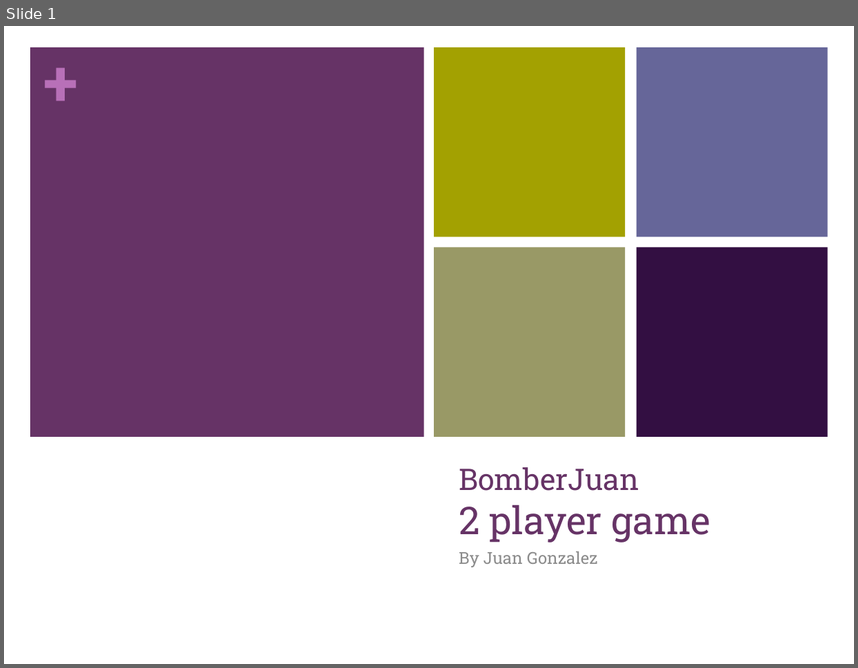
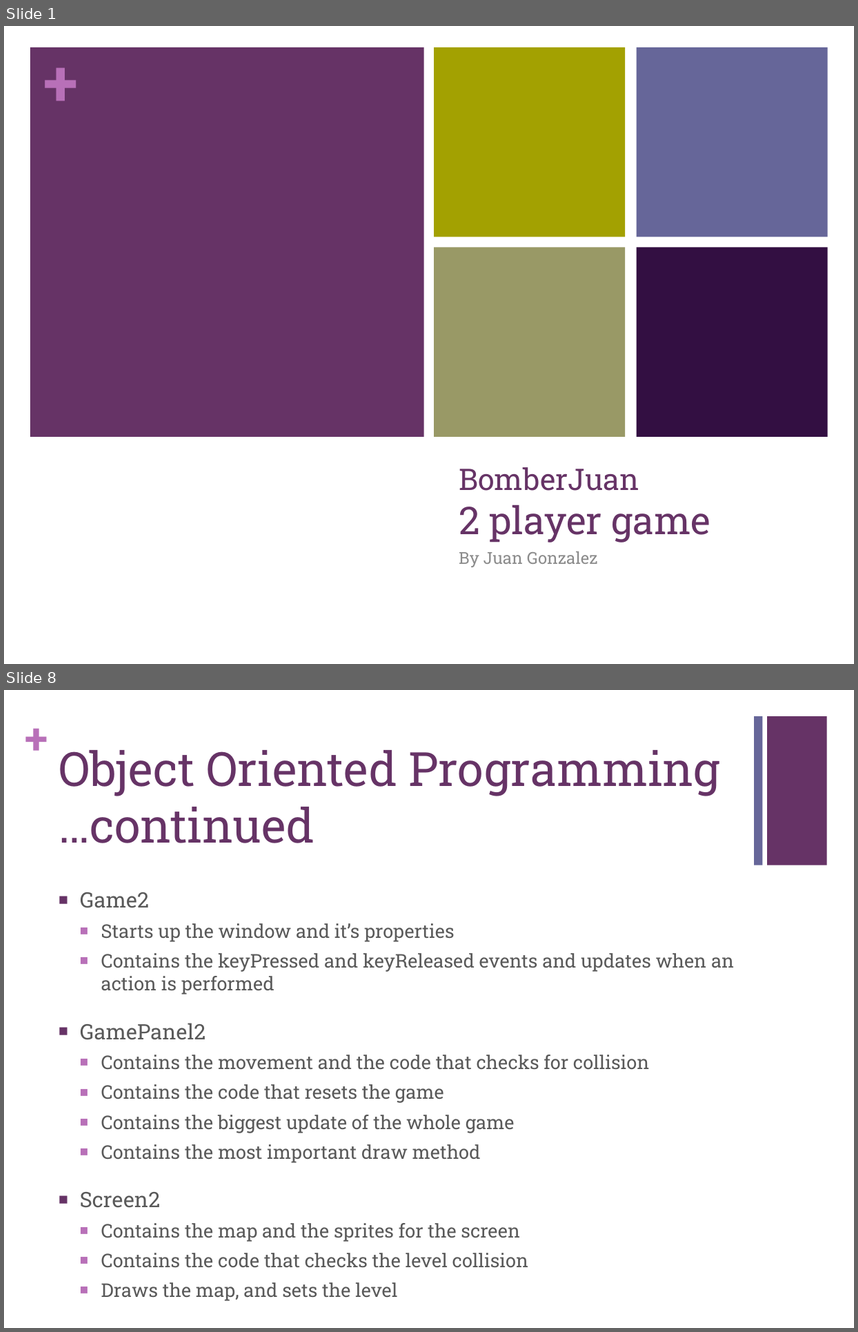
Before and after one commit to juangonzalez/Juan, a slide deck: BomberJuan.pptx. Shown one above the other, each under a label of ours: slide 1 before the commit, slides 1 and 8 after it; the slides between them are not shown. The pictures are 858x668 and 858x1332 pixels, drawn with LibreOffice and Linux fonts; fonts in the diff are those of the drawing. Boxes give left, top, right and bottom in pixels: in the first picture for what was removed or moved away, otherwise in the second. Text is boxed around its words. In the diff, an @@ line names an element or a change of style, - is before the commit and + after.

```diff
--- a/BomberJuan.pptx
+++ b/BomberJuan.pptx
@@ slide 8 added at bbox=[4, 690, 854, 1328], background #FFFFFF @@
@@ text added at bbox=[25, 711, 49, 763], 36 pt, text #B870B8, bold @@
++
@@ rectangle added at bbox=[754, 716, 762, 865], fill #666699 @@
@@ rectangle added at bbox=[767, 716, 827, 865], fill #663366 @@
@@ title added at bbox=[59, 750, 720, 843], 40 pt, text #663366 @@
+Object Oriented Programming
+…continued
@@ text added at bbox=[80, 892, 734, 1268], 16 pt, text #595959 @@
+■ Game2
+  ■ Starts up the window and it’s properties
+  ■ Contains the keyPressed and keyReleased events and updates when an action is performed
+■ GamePanel2
+  ■ Contains the movement and the code that checks for collision
+  ■ Contains the code that resets the game
+  ■ Contains the biggest update of the whole game
+  ■ Contains the most important draw method
+■ Screen2
+  ■ Contains the map and the sprites for the screen
+  ■ Contains the code that checks the level collision
+  ■ Draws the map, and sets the level
```
Also in this commit, not shown: 6 slides changed, 2 other slides added, 3 other files.
